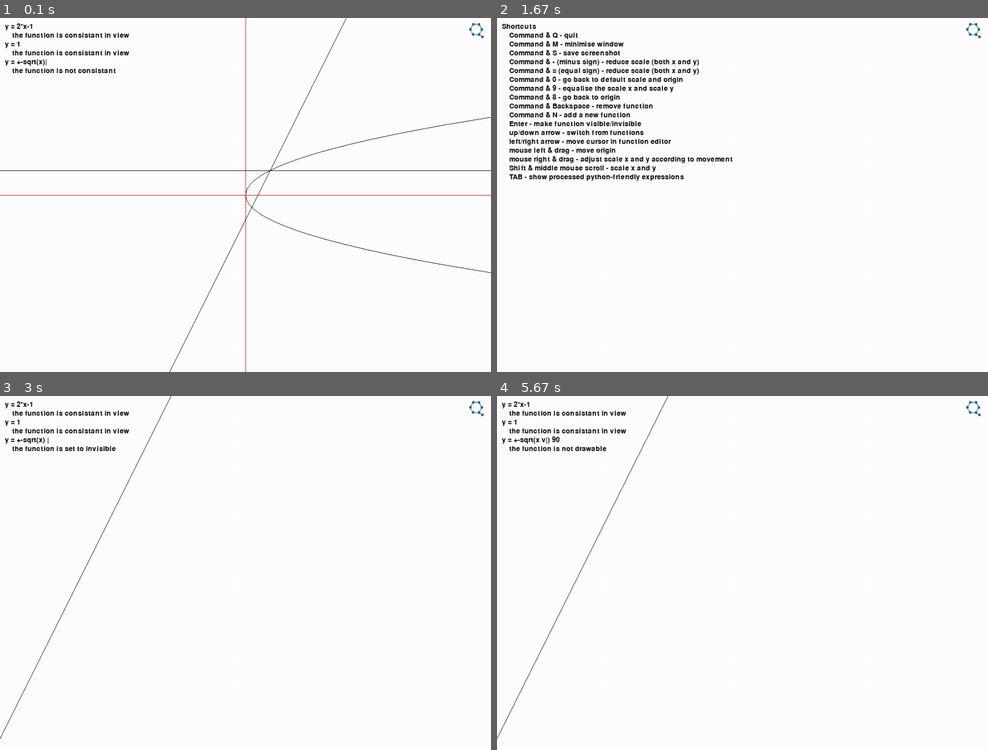
Above: before the commit, frames 1-4 (two rows, left to right).
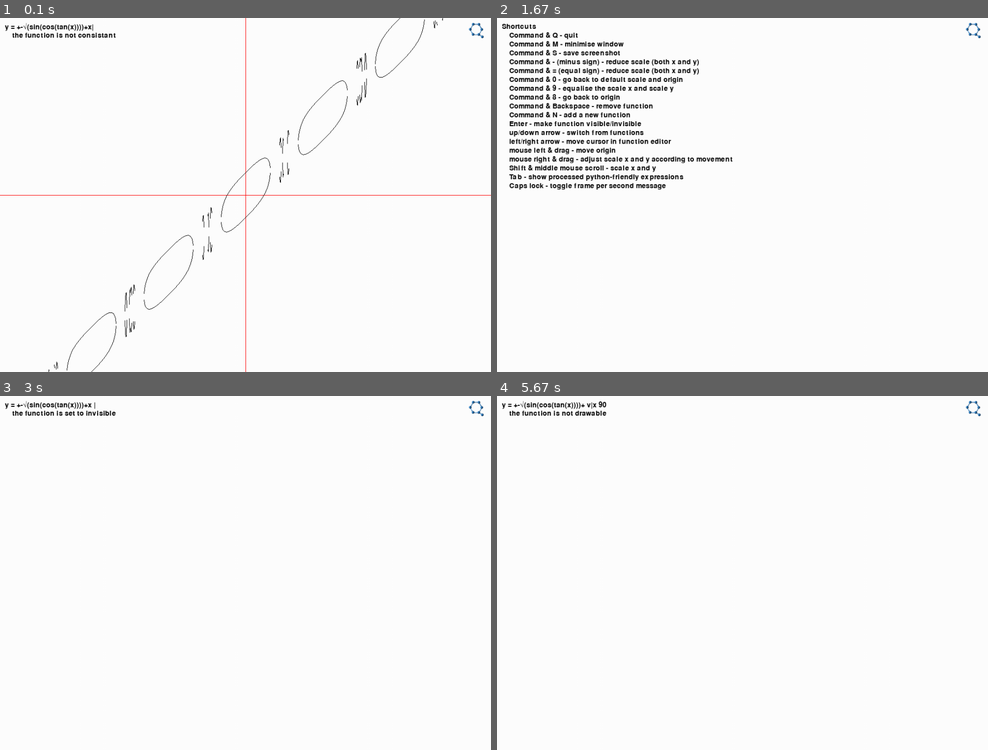
Above: after the commit, the same moments.

Repository: Quark-Games/YEquals
Game: pygame game, started from func_sim.py
The game is run twice, just before and just after one commit, with the same random seed, the same clock (stepped at 60 frames per second) and the same inputs.
Inputs (mouse positions are in pixels of both pictures, inside the frame that each line leads up to):
- Up to frame 1 (0.1 s): no input
- Up to frame 2 (1.67 s): hold Caps Lock 0.33-0.8 s; hold Right 0.33-0.8 s; press the mouse at (978, 25) at 0.87 s; move the mouse to (875, 95) at 0.97 s; release the mouse at (776, 166) at 1.1 s; tap Enter at 1.17 s; press the mouse at (978, 25) at 1.53 s; move the mouse to (860, 127) at 1.63 s
- Up to frame 3 (3 s): release the mouse at (250, 608) at 1.77 s; press the mouse at (481, 403) at 1.87 s; move the mouse to (402, 463) at 1.97 s; release the mouse at (324, 523) at 2.1 s; tap Space at 2.67 s
- Up to frame 4 (5.67 s): tap 9 at 3 s; tap Enter at 3.67 s; tap 0 at 4 s; hold Left 4.83-5.37 s; hold Down from 5.4 s (still down); tap Space at 5.47 s; tap V at 5.55 s

The runs differ from the first frame. In frame 1, 2.2% of the frame differs, in the area x 0-100%, y 0-100%; in frame 2, 0.6%; in frame 3, 1.0%; in frame 4, 1.1%.

Commit message:
add shortcuts, toggle fps message

Diff:
--- a/func_sim.py
+++ b/func_sim.py
@@ -95,6 +95,7 @@
                 msg[2] -= 1
                 if msg[2] <= 0:
                     Message.delay_msg.remove(msg)
+            self.unindent()
 
     def reset(self):
         self.x = 10
@@ -378,6 +379,11 @@
         message.show_delayed()
         display.blit(logo_img, (display_width - 45, 10))
 
+        if pygame.key.get_pressed()[K_CAPSLOCK]:
+            message.put(display, "Frame per second")
+            message.indent()
+            message.put(display, str(clock.get_fps()))
+
         pygame.display.flip()
 
         clock.tick(FPS)
Not shown, changed: assets/data
Not shown, changed: assets/shortcuts
